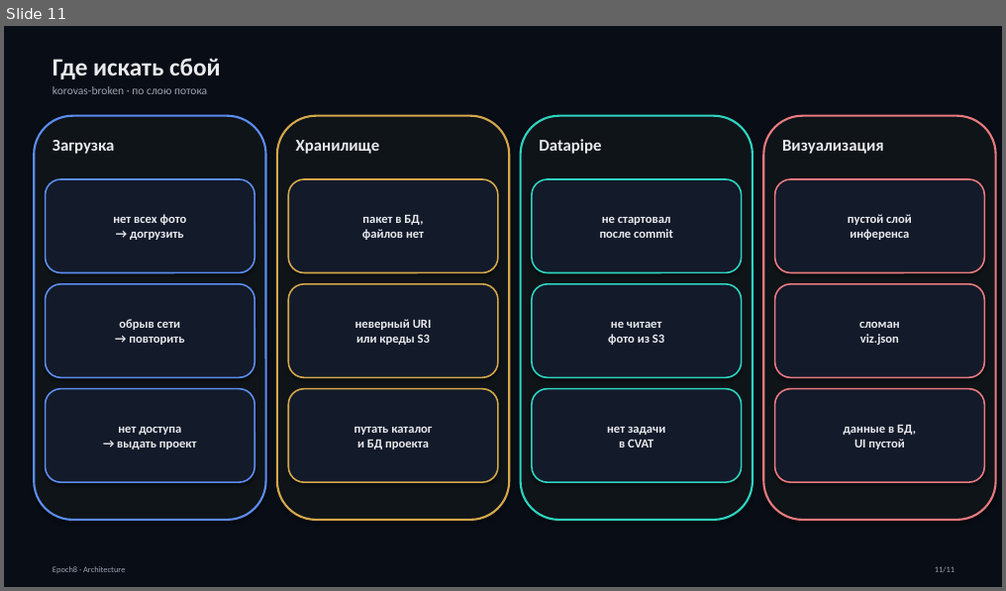
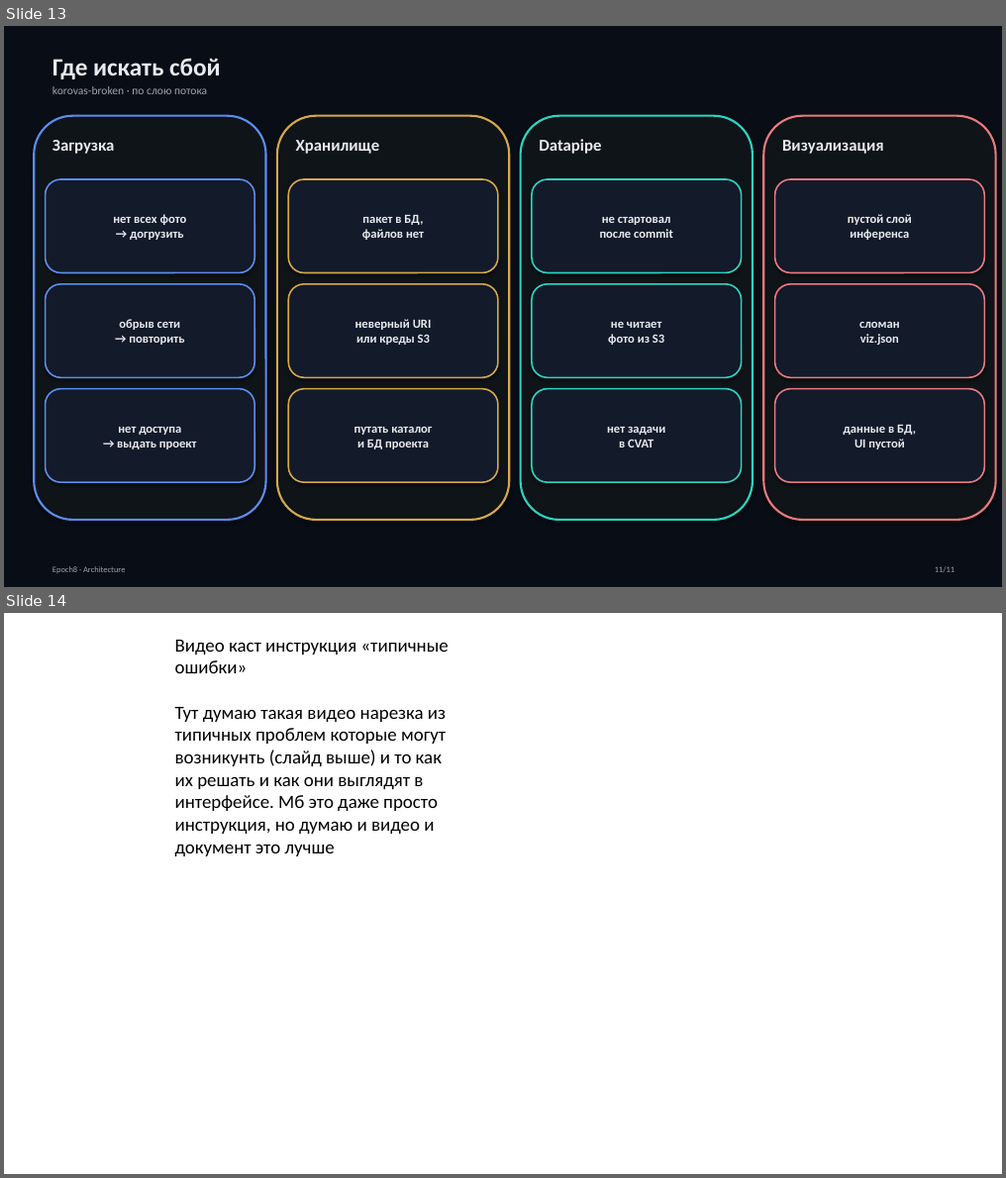
Before and after one commit to epoch8/data-collector, a slide deck: docs/architecture/Architecture.pptx. Shown one above the other, each under a label of ours: slide 11 before the commit, slides 13 and 14 after it. The pictures are 1006x591 and 1006x1178 pixels, drawn with LibreOffice and Linux fonts; fonts in the diff are those of the drawing. Boxes give left, top, right and bottom in pixels: in the first picture for what was removed or moved away, otherwise in the second. Text is boxed around its words. In the diff, an @@ line names an element or a change of style, - is before the commit and + after.

```diff
--- a/docs/architecture/Architecture.pptx
+++ b/docs/architecture/Architecture.pptx
@@ slide 14 added at bbox=[4, 613, 1002, 1174], background #FFFFFF @@
@@ text added at bbox=[175, 640, 449, 857], 18 pt, text #000000 @@
+Видео каст инструкция «типичные ошибки»
+Тут думаю такая видео нарезка из типичных проблем которые могут возникунть (слайд выше) и то как их решать и как они выглядят в интерфейсе. Мб это даже просто инструкция, но думаю и видео и документ это лучше
@@ what was slide 11 is now slide 13 @@
```
Also in this commit, not shown: 1 slide changed, 2 other slides added, 37 other files.
